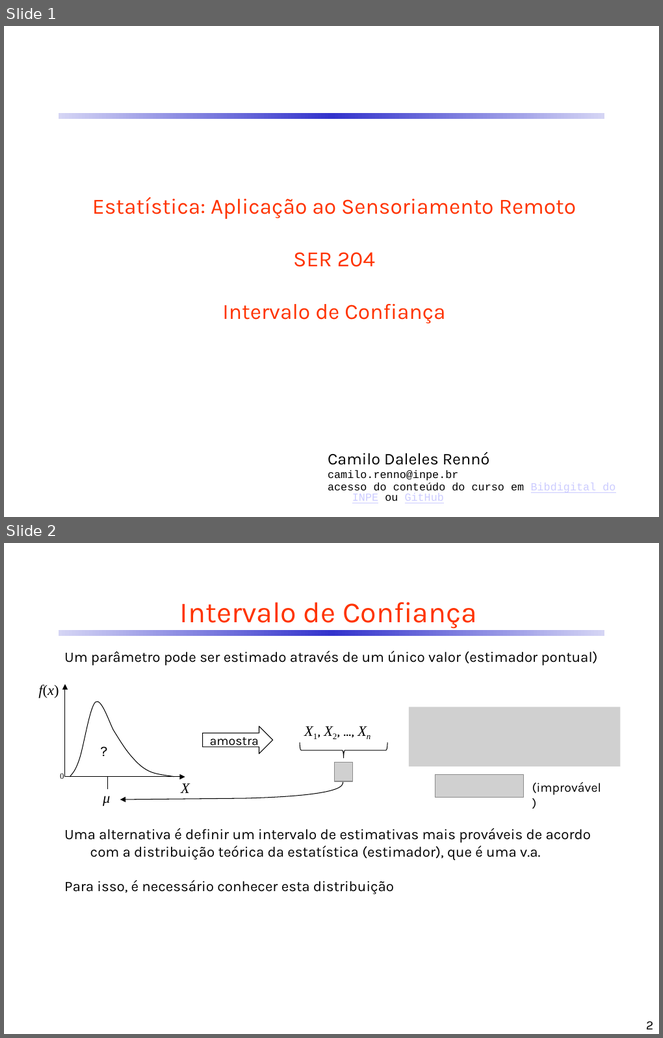
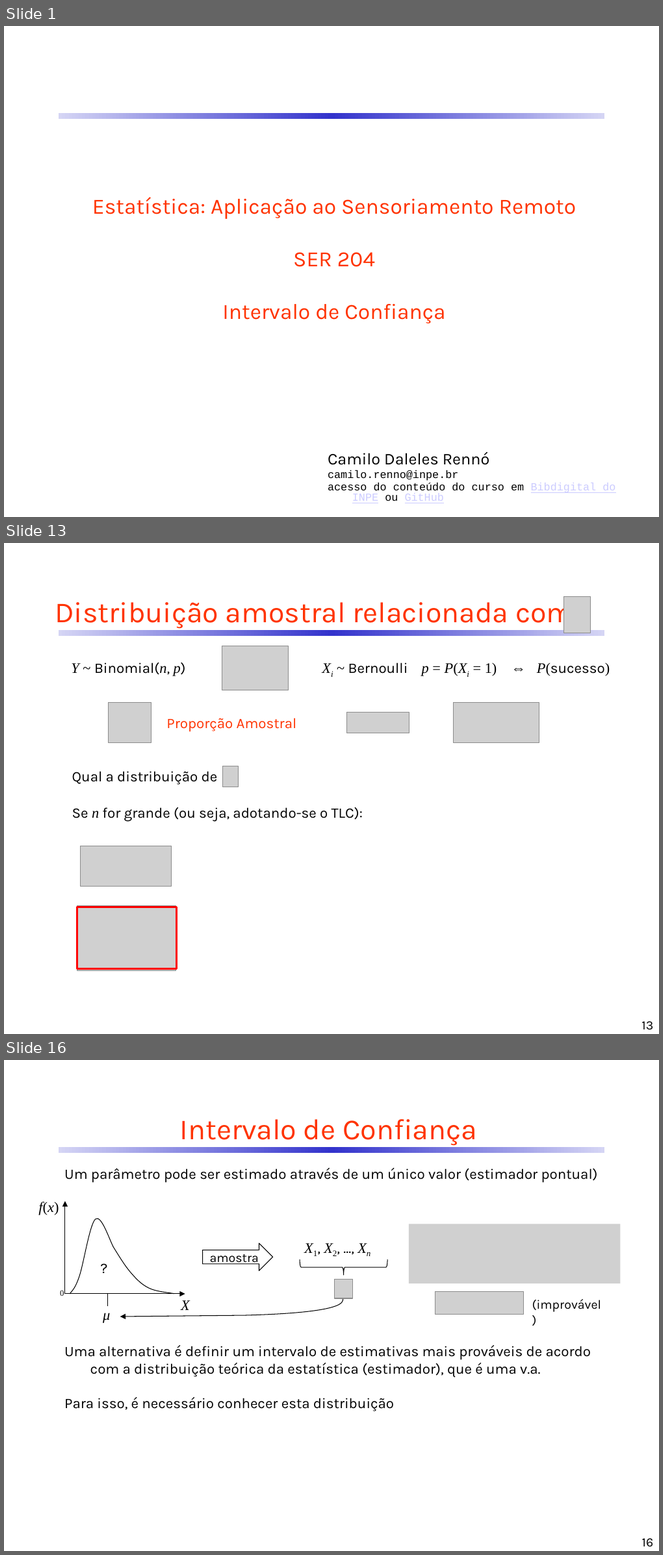
Before and after one commit to CDRenno/Estatistica, a slide deck: ppt/06InfEstat_IntConf.pptx. Shown one above the other, each under a label of ours: slides 1 and 2 before the commit, slides 1, 13 and 16 after it; the slides between them are not shown. The pictures are 663x1038 and 663x1555 pixels, drawn with LibreOffice and Linux fonts; fonts in the diff are those of the drawing; grey boxes stand for pictures. Boxes give left, top, right and bottom in pixels: in the first picture for what was removed or moved away, otherwise in the second. Text is boxed around its words. In the diff, an @@ line names an element or a change of style, - is before the commit and + after.

```diff
--- a/ppt/06InfEstat_IntConf.pptx
+++ b/ppt/06InfEstat_IntConf.pptx
@@ slide 13 added at (x1=4, y1=543, x2=659, y2=1034), background #FFFFFF; not listed: 1 template element that a slide beside it also shows @@
@@ title added at (x1=55, y1=596, x2=573, y2=630), 32 pt, text #FF3300 @@
+Distribuição amostral relacionada com
@@ picture added at (x1=564, y1=597, x2=590, y2=633) @@
@@ picture added at (x1=222, y1=646, x2=288, y2=691) @@
@@ text added at (x1=71, y1=663, x2=186, y2=676), 16 pt, text #000000 @@
+Y ~ Binomial(n, p)
@@ text added at (x1=348, y1=663, x2=610, y2=676), 16 pt, text #000000 @@
+Xi ~ Bernoulli p = P(Xi = 1) ⇔ P(sucesso)
@@ picture added at (x1=109, y1=703, x2=152, y2=743) @@
@@ text added at (x1=166, y1=718, x2=297, y2=732), 16 pt, text #FF3300 @@
+Proporção Amostral
@@ picture added at (x1=347, y1=713, x2=410, y2=733) @@
@@ picture added at (x1=453, y1=703, x2=540, y2=743) @@
@@ text added at (x1=72, y1=771, x2=218, y2=785), 16 pt, text #000000 @@
+Qual a distribuição de ?
@@ picture added at (x1=223, y1=767, x2=239, y2=787) @@
@@ text added at (x1=72, y1=808, x2=363, y2=822), 16 pt, text #000000 @@
+Se n for grande (ou seja, adotando-se o TLC):
@@ picture added at (x1=81, y1=847, x2=172, y2=886) @@
@@ rectangle added at (x1=77, y1=907, x2=176, y2=969), outline #FF0000 2 pt @@
@@ picture added at (x1=77, y1=906, x2=176, y2=971) @@
@@ page number added at (x1=642, y1=1021, x2=653, y2=1031), 14 pt, text #000000 @@
+13
@@ what was slide 2 is now slide 16 @@
@@ page number at (x1=642, y1=1538, x2=654, y2=1547): text changed @@
-2
+16
```
Also in this commit, not shown: 13 other slides added, 3 other files.
